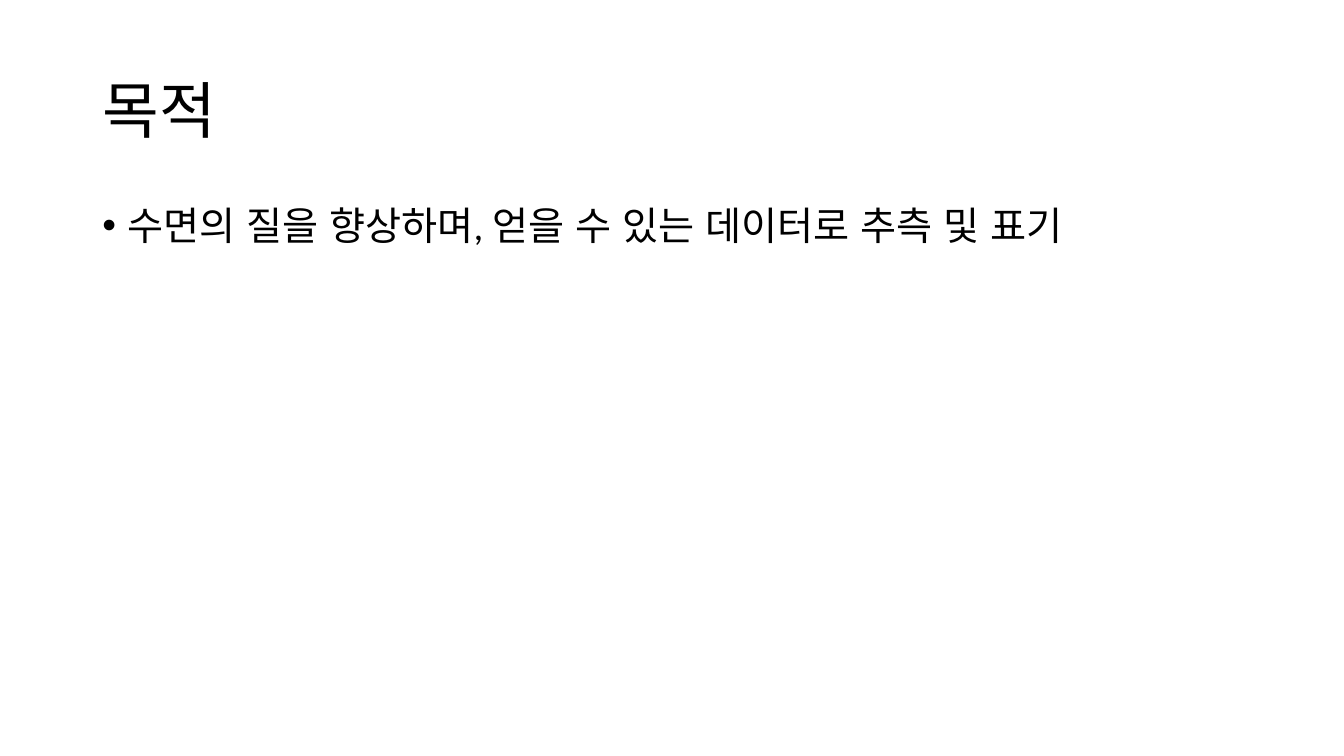
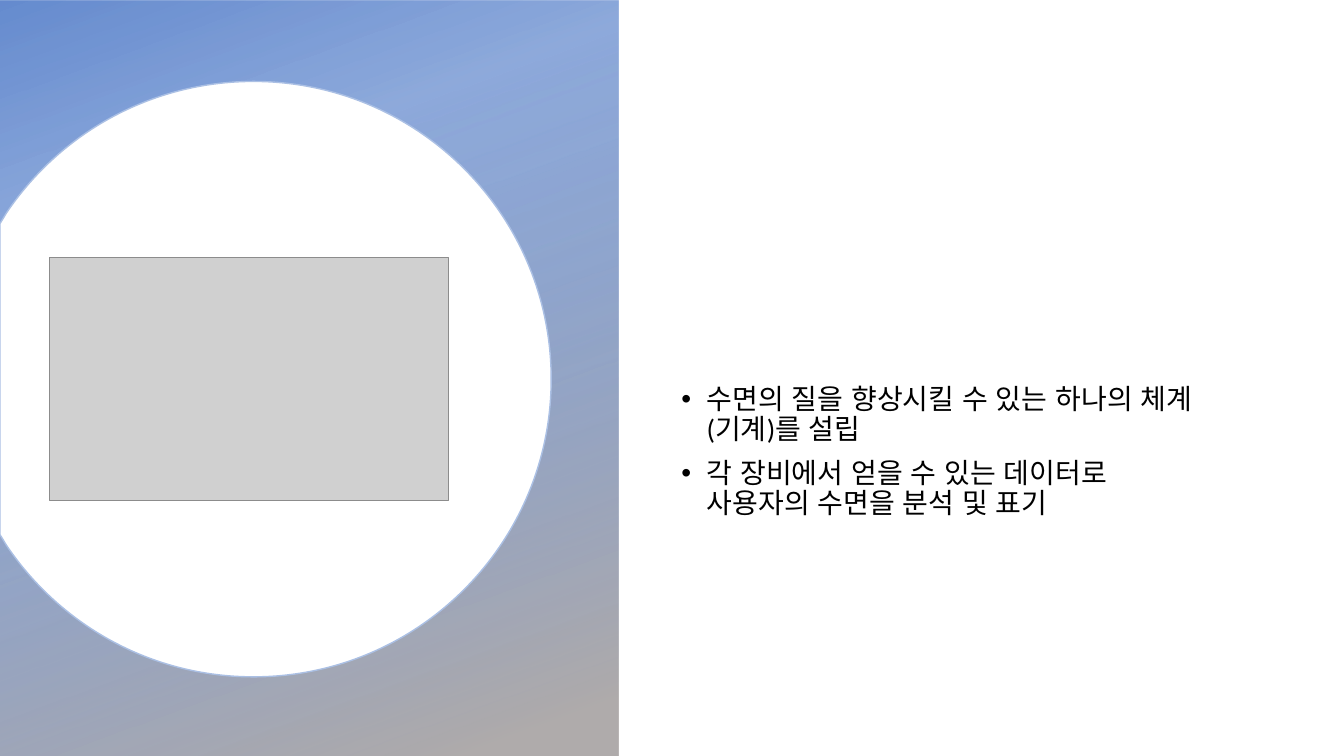
Before and after one commit to headring/Sleeptionary, a slide deck: slide 3 of Sleeping_Analysis.pptx. Drawn at 1344x756 pixels with LibreOffice and Linux fonts; fonts in the diff are those of the drawing; grey boxes stand for pictures; background and template pictures are left out. Boxes give left, top, right and bottom in pixels: in the first picture for what was removed or moved away, otherwise in the second. Text is boxed around its words. In the diff, an @@ line names an element or a change of style, - is before the commit and + after.

```diff
--- a/Sleeping_Analysis.pptx
+++ b/Sleeping_Analysis.pptx
@@ rectangle added at (0, 0, 619, 756), fill gradient #4472C4 to #AFABAB @@
@@ freeform shape added at (0, 82, 552, 678), fill #FFFFFF, outline #C5C3C3 1 pt @@
@@ title removed at (102, 82, 215, 138) @@
-목적
@@ picture added at (49, 258, 449, 500) @@
@@ text "수면의 질을 향상시킬 수 있는 ..." at (707, 385, 1193, 516): vertical alignment top to middle @@
@@ text at (707, 385, 1193, 516): text changed; size 28 to 20 pt @@
-• 수면의 질을 향상하며, 얻을 수 있는 데이터로 추측 및 표기
+• 수면의 질을 향상시킬 수 있는 하나의 체계(기계)를 설립
+• 각 장비에서 얻을 수 있는 데이터로 사용자의 수면을 분석 및 표기
```
Also in this commit, not shown: 5 other slides changed, 2 slides added, 1 slide removed.
